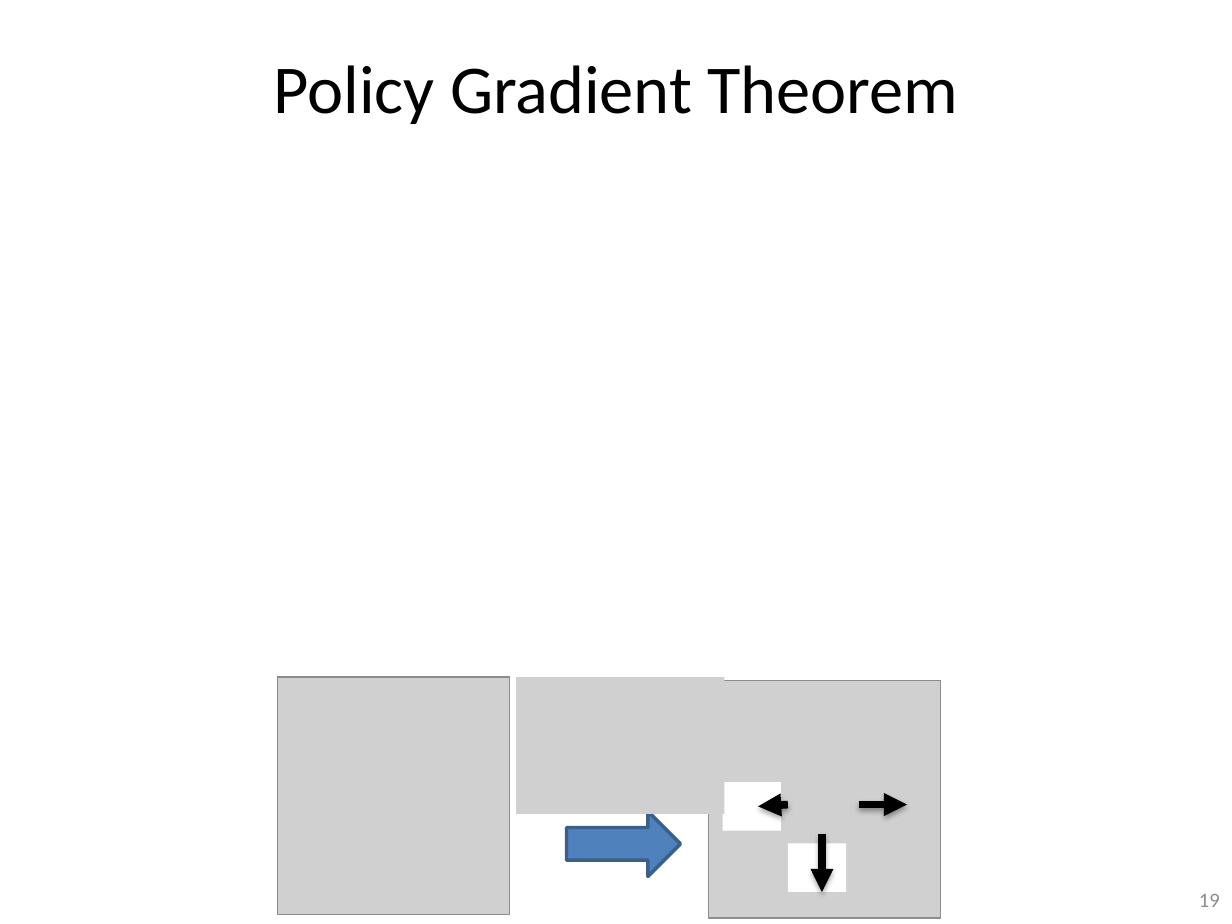
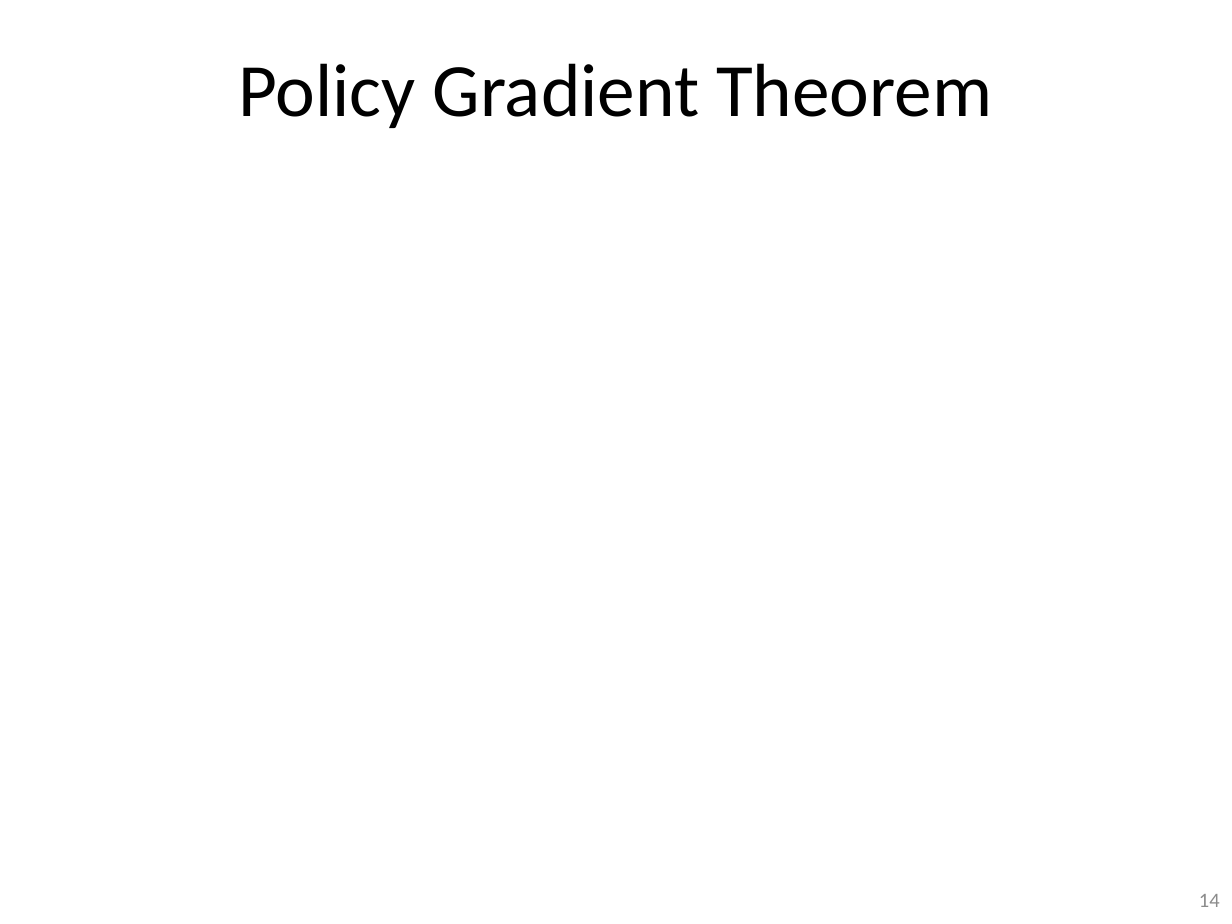
Before and after one commit to guzonghua/saav, a slide deck: slide 14 of PPTs/L7.3 Policy-based RL.pptx (slide 19 before the commit). Drawn at 1232x924 pixels with LibreOffice and Linux fonts; fonts in the diff are those of the drawing; grey boxes stand for pictures. Boxes give left, top, right and bottom in pixels: in the first picture for what was removed or moved away, otherwise in the second. Text is boxed around its words. In the diff, an @@ line names an element or a change of style, - is before the commit and + after.

Commit message:
Policy based

```diff
--- a/PPTs/L7.3 Policy-based RL.pptx
+++ b/PPTs/L7.3 Policy-based RL.pptx
@@ title "Policy Gradient Theorem" at (238, 63, 992, 128): size 40 to 44 pt @@
@@ picture removed at (277, 678, 510, 915) @@
@@ picture removed at (516, 678, 724, 814) @@
@@ picture removed at (708, 681, 941, 919) @@
@@ rectangle removed at (723, 782, 781, 830) @@
@@ arrow removed from (788, 804) to (758, 807) @@
@@ arrow removed from (859, 804) to (907, 804) @@
@@ right arrow removed at (567, 811, 681, 876) @@
@@ arrow removed from (822, 834) to (822, 892) @@
@@ rectangle removed at (788, 844, 846, 892) @@
@@ page number at (1199, 894, 1220, 907): text changed @@
-19
+14
```
Also in this commit, not shown: 8 other slides changed, 11 slides added, 15 slides removed, 10 other files.
